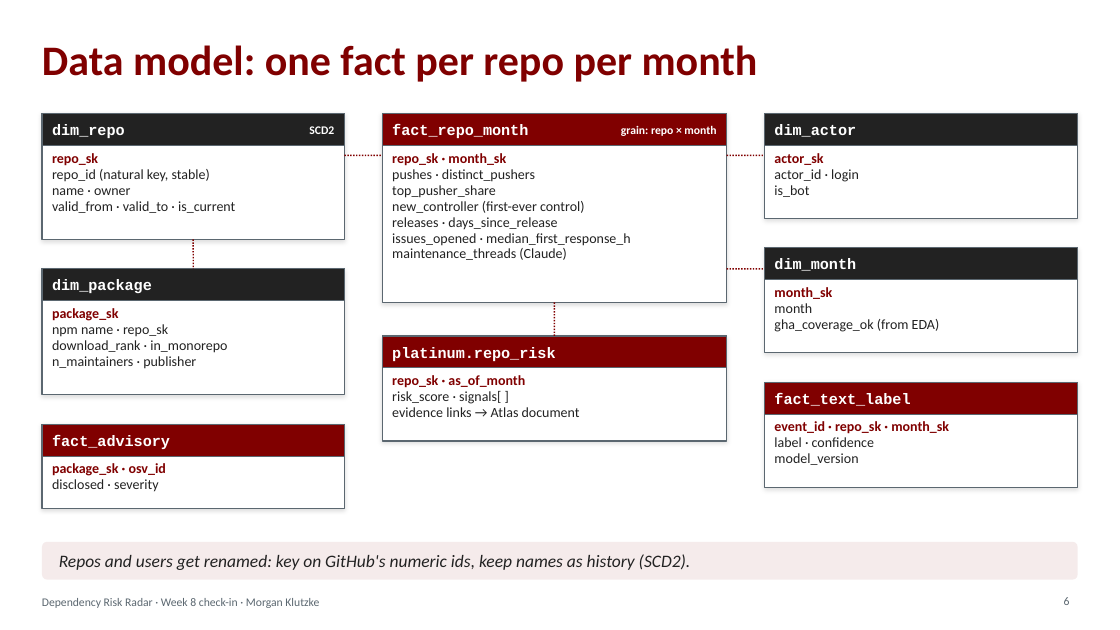
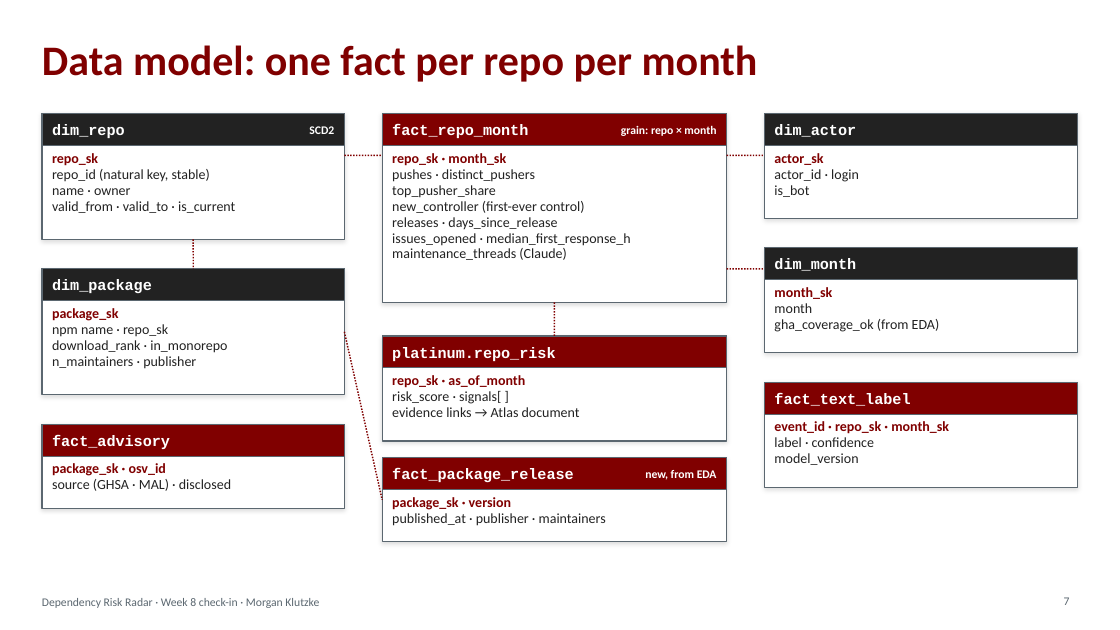
Before and after one commit to mklutzke/dependency-risk-radar, a slide deck: slide 7 of docs/Week8_Checkin_Dependency_Risk_Radar.pptx (slide 6 before the commit). Drawn at 1120x630 pixels with LibreOffice and Linux fonts; fonts in the diff are those of the drawing. Boxes give left, top, right and bottom in pixels: in the first picture for what was removed or moved away, otherwise in the second. Text is boxed around its words. In the diff, an @@ line names an element or a change of style, - is before the commit and + after.

```diff
--- a/docs/Week8_Checkin_Dependency_Risk_Radar.pptx
+++ b/docs/Week8_Checkin_Dependency_Risk_Radar.pptx
@@ line added from (344, 332) to (382, 500), #800000 1.25 pt dashed @@
@@ text at [52, 479, 231, 491]: text changed @@
-disclosed · severity
+source (GHSA · MAL) · disclosed
@@ rectangle added at [382, 458, 727, 542], fill #FFFFFF, outline #5B6770 1 pt @@
@@ rectangle added at [382, 458, 727, 490], fill #800000, outline #5B6770 1 pt @@
@@ text added at [392, 468, 574, 483], 13 pt, text #FFFFFF, bold @@
+fact_package_release
@@ text added at [645, 470, 717, 480], 10 pt, text #FFFFFF, bold @@
+new, from EDA
@@ text added at [392, 497, 606, 526], 12 pt, text #222222 @@
+package_sk · version
+published_at · publisher · maintainers
@@ rounded rectangle removed at [42, 542, 1078, 580] @@
@@ text removed at [59, 554, 691, 570] @@
-Repos and users get renamed: key on GitHub's numeric ids, keep names as history (SCD2).
@@ page number at [1064, 597, 1070, 605]: text changed @@
-6
+7
```
Also in this commit, not shown: 1 other slide changed, 2 slides added, 1 other file.
